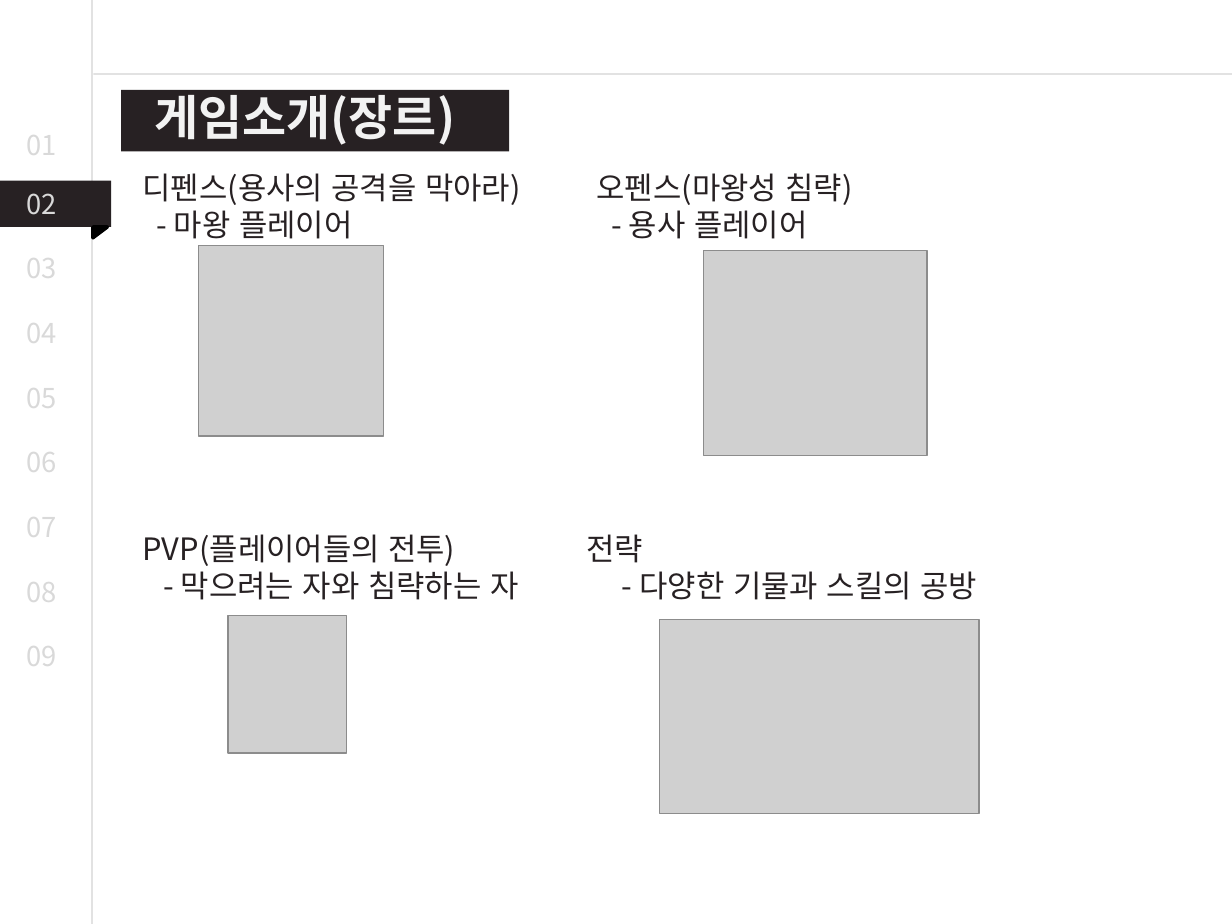
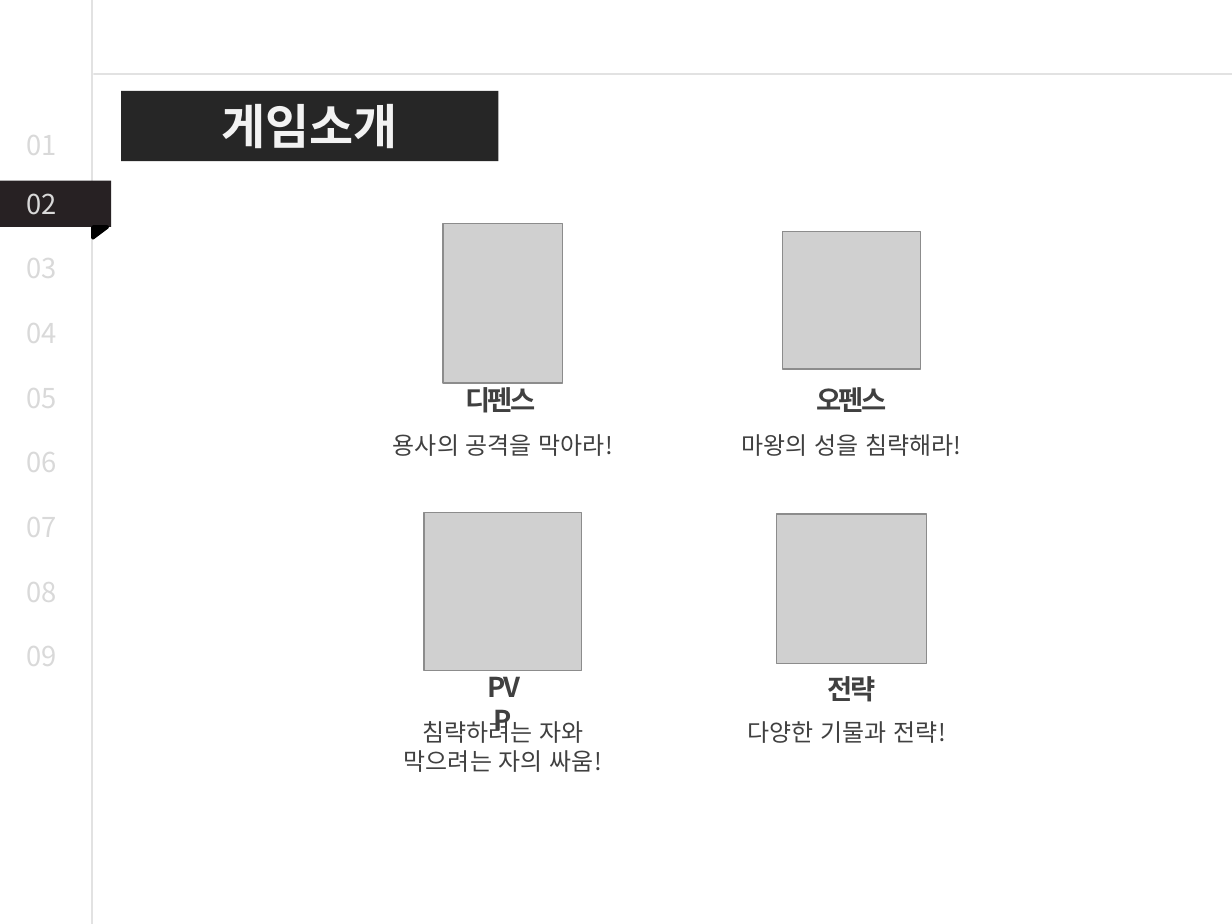
Before and after one commit to dkdldjswkd/Why-are-you-doing-this-to-me-, a slide deck: slide 4 of 나한테 왜 이래 최준영 진석진 임장빈.pptx. Drawn at 1232x924 pixels with LibreOffice and Linux fonts; fonts in the diff are those of the drawing; grey boxes stand for pictures. Boxes give left, top, right and bottom in pixels: in the first picture for what was removed or moved away, otherwise in the second. Text is boxed around its words. In the diff, an @@ line names an element or a change of style, - is before the commit and + after.

```diff
--- a/나한테 왜 이래 최준영 진석진 임장빈.pptx
+++ b/나한테 왜 이래 최준영 진석진 임장빈.pptx
@@ rectangle "게임소개": place and size @@
-rectangle "게임소개" at (155, 85, 455, 145)
+rectangle "게임소개" at (121, 91, 498, 161)
@@ rectangle "게임소개" at (121, 91, 498, 161): fill none to #262626 @@
@@ rectangle removed at (121, 90, 509, 152) @@
@@ text in rectangle at (222, 104, 398, 149): text changed @@
-게임소개(장르)
+게임소개
@@ text removed at (143, 173, 977, 600) @@
-디펜스(용사의 공격을 막아라) 오펜스(마왕성 침략)
-- 마왕 플레이어 - 용사 플레이어
-PVP(플레이어들의 전투) 전략
-- 막으려는 자와 침략하는 자 - 다양한 기물과 스킬의 공방
@@ picture removed at (198, 245, 383, 436) @@
@@ picture removed at (703, 251, 928, 456) @@
@@ group added at (393, 223, 961, 772): 8 texts, 4 pictures @@
+오펜스
+디펜스
+PVP
+용사의 공격을 막아라!
+마왕의 성을 침략해라!
+침략하려는 자와
+막으려는 자의 싸움!
+전략
+다양한 기물과 전략!
@@ picture removed at (228, 616, 346, 754) @@
@@ picture removed at (659, 620, 979, 813) @@
```
Also in this commit, not shown: 10 other slides changed, 5 slides added, 1 other file.
